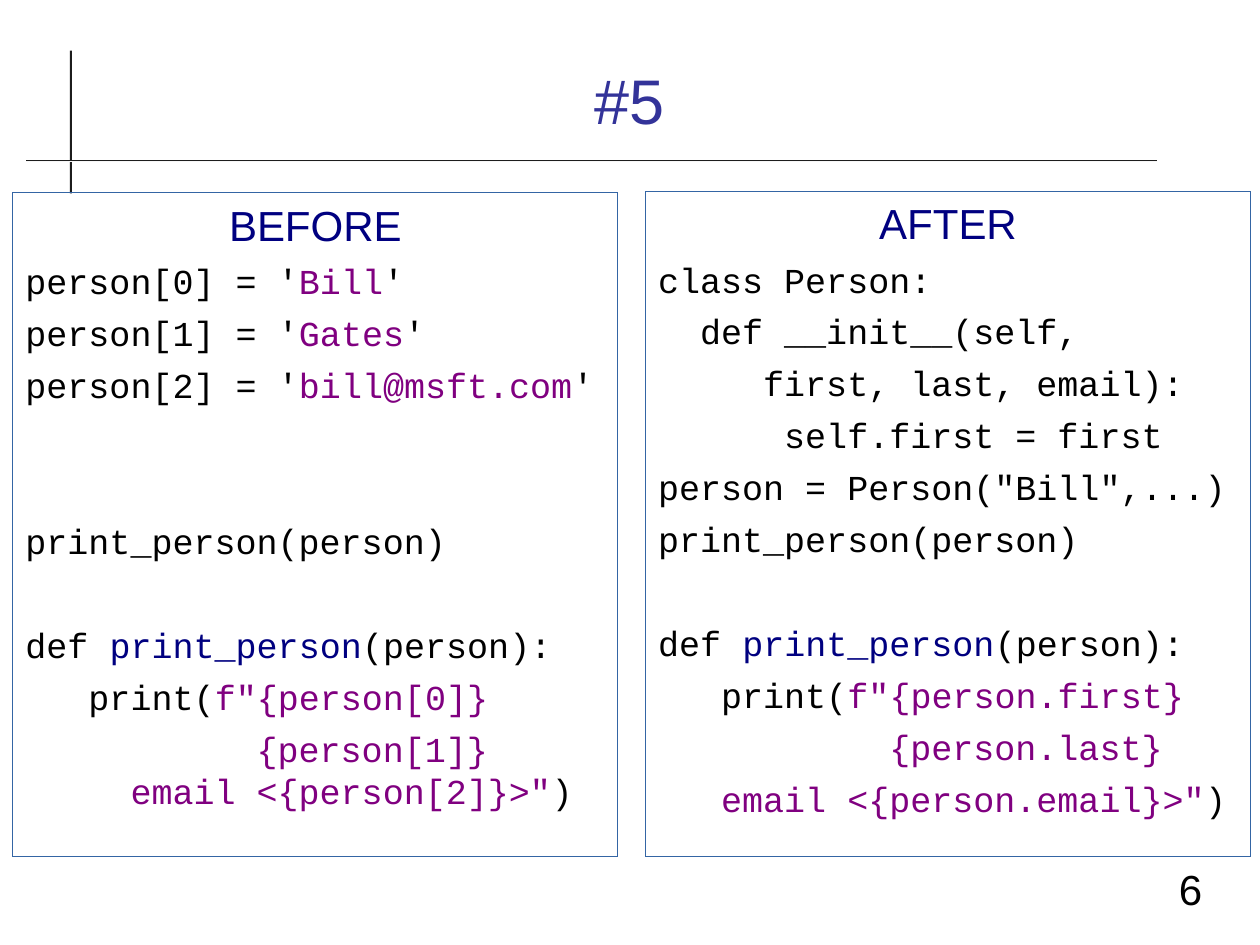
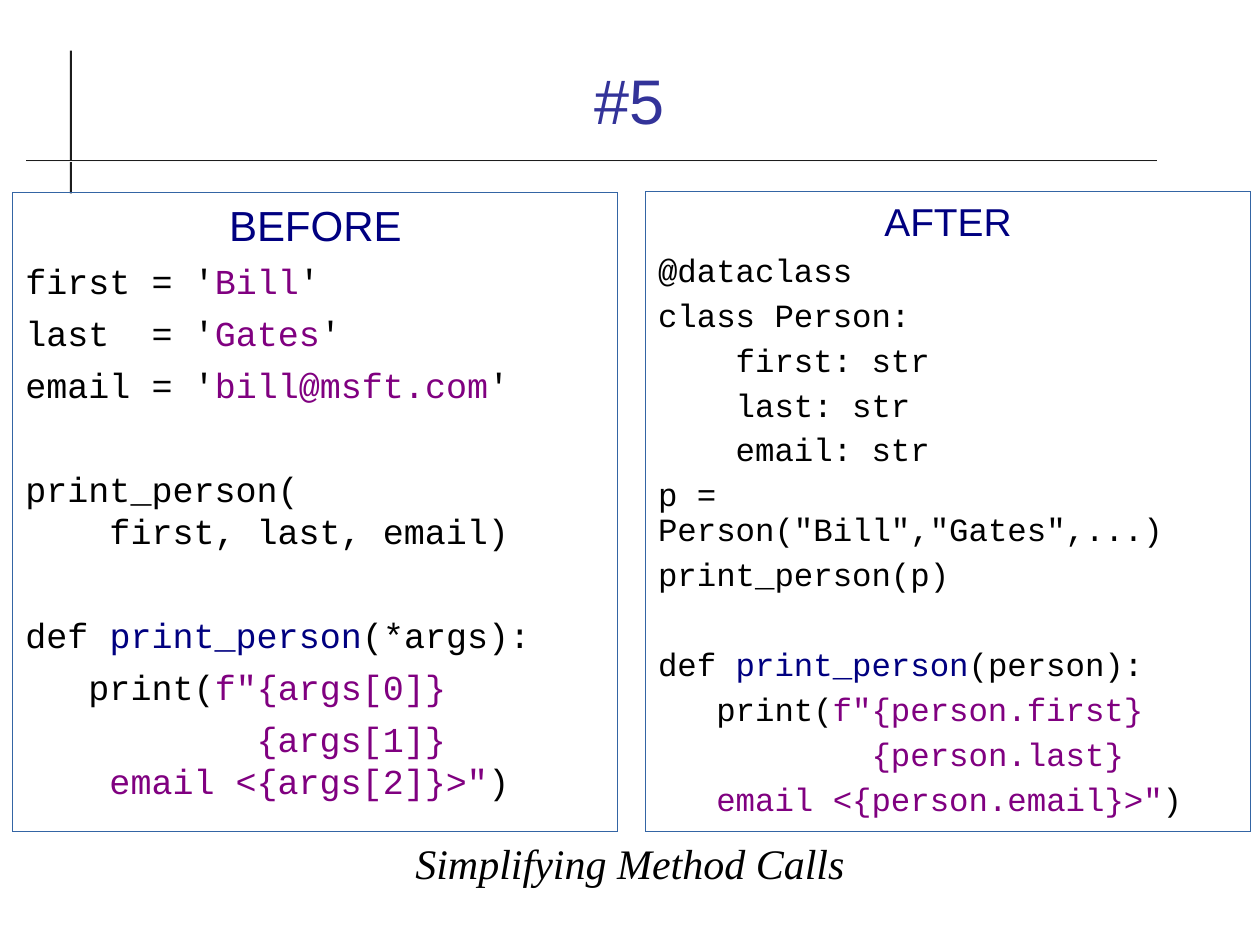
Before and after one commit to cpske/ISP, a slide deck: slide 6 of refactoring/Refactoring-Review.odp. Drawn at 1260x945 pixels with LibreOffice and Linux fonts; fonts in the diff are those of the drawing. Boxes give left, top, right and bottom in pixels: in the first picture for what was removed or moved away, otherwise in the second. Text is boxed around its words. In the diff, an @@ line names an element or a change of style, - is before the commit and + after.

```diff
--- a/refactoring/Refactoring-Review.odp
+++ b/refactoring/Refactoring-Review.odp
@@ text "BEFORE": place and size @@
-text "BEFORE" at (13, 193, 617, 857)
+text "BEFORE" at (13, 193, 617, 832)
@@ text "AFTER": place and size @@
-text "AFTER" at (645, 192, 1250, 857)
+text "AFTER" at (645, 192, 1250, 832)
@@ text at (658, 209, 1182, 818): size 24 to 22.2 pt in "AFTER"; size 20 to 18.5 pt in "class Person:", "def print_person(person):", "print(f"{person.first}", "{person.last}" and 1 more places; line spacing 1 to 0.9 @@
@@ text at (658, 258, 852, 287): paragraph added @@
+@dataclass
@@ text at (25, 270, 531, 802): text changed @@
-person[0] = 'Bill'
-person[1] = 'Gates'
-person[2] = 'bill@msft.com'
-print_person(person)
-def print_person(person):
-print(f"{person[0]}
-{person[1]} email <{person[2]}>")
+first = 'Bill'
+last = 'Gates'
+email = 'bill@msft.com'
+print_person(
+first, last, email)
+def print_person(*args):
+print(f"{args[0]}
+{args[1]} email <{args[2]}>")
@@ text at (658, 348, 1163, 593): text changed; size 20 to 18.5 pt @@
-def __init__(self,
-first, last, email):
-self.first = first
-person = Person("Bill",...)
-print_person(person)
+first: str
+last: str
+email: str
+p = Person("Bill","Gates",...)
+print_person(p)
@@ text added at (415, 849, 845, 888), 24 pt, text #000000, italic @@
+Simplifying Method Calls
@@ page number removed at (1179, 875, 1202, 906) @@
-6
```
Also in this commit, not shown: 13 other slides changed, 4 slides added, 3 slides removed, 1 other file.
